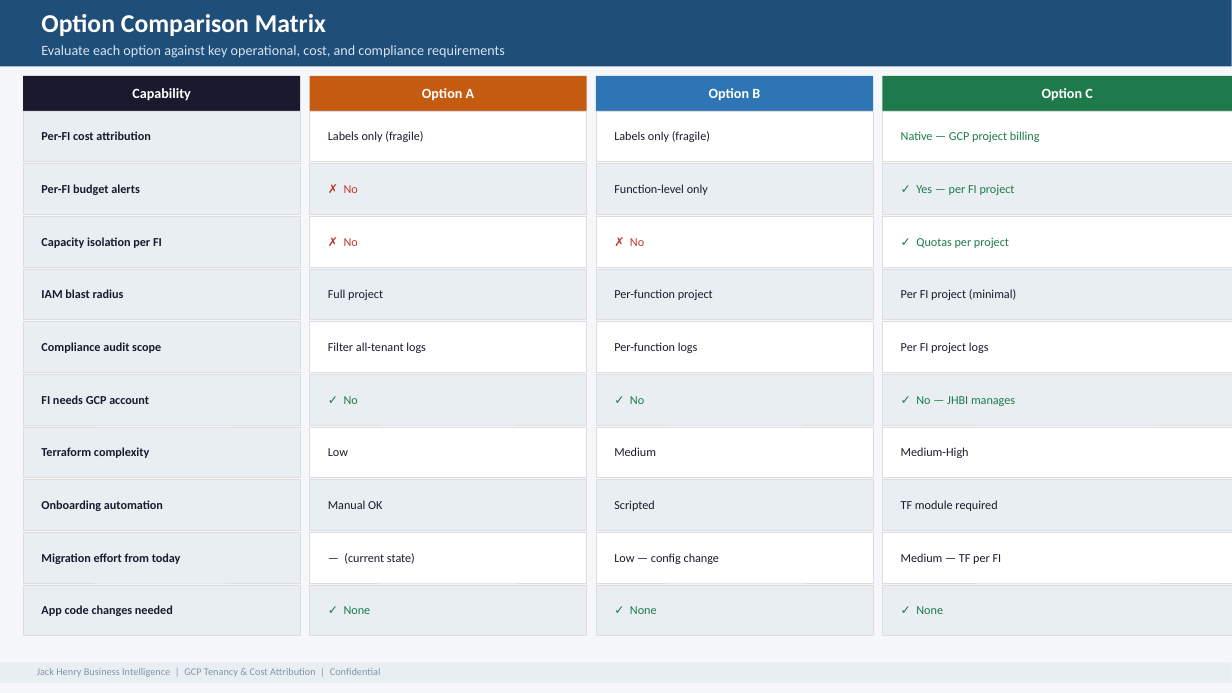
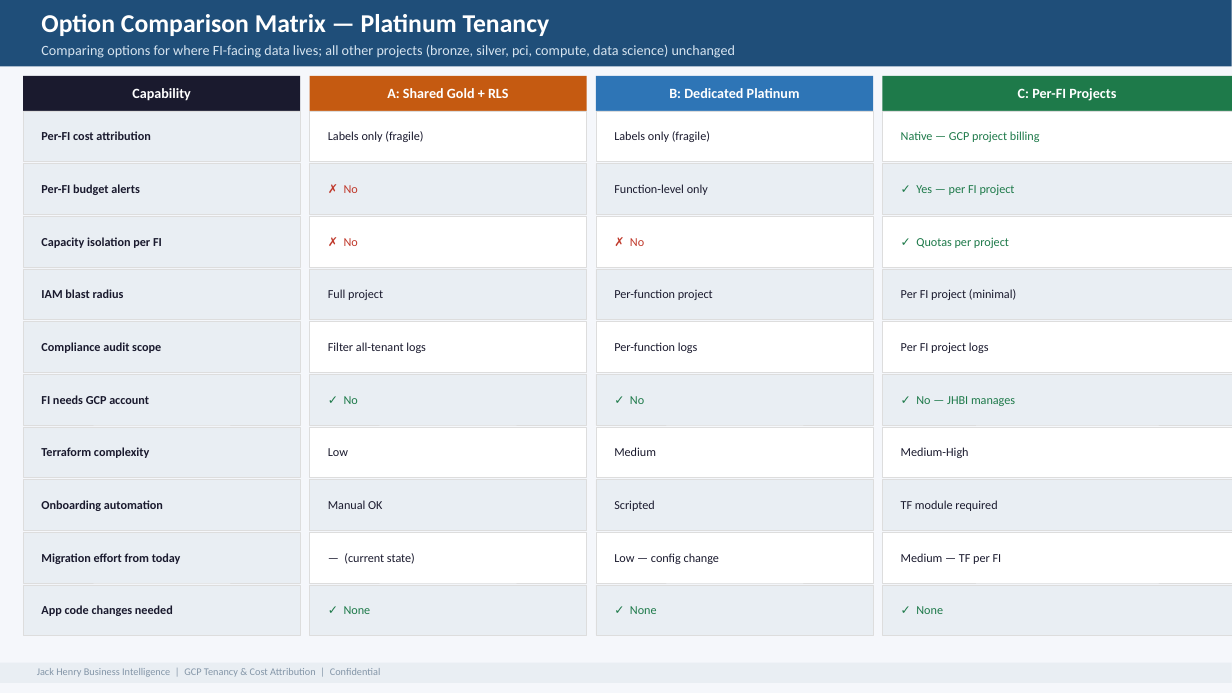
Before and after one commit to MonkeyWrenchGang/animated-octo-engine, a slide deck: slide 6 of JHBI_GCP_Tenancy.pptx (slide 5 before the commit). Drawn at 1232x693 pixels with LibreOffice and Linux fonts; fonts in the diff are those of the drawing. Boxes give left, top, right and bottom in pixels: in the first picture for what was removed or moved away, otherwise in the second. Text is boxed around its words. In the diff, an @@ line names an element or a change of style, - is before the commit and + after.

```diff
--- a/JHBI_GCP_Tenancy.pptx
+++ b/JHBI_GCP_Tenancy.pptx
@@ text at bbox=[41, 14, 550, 36]: text changed @@
-Option Comparison Matrix
+Option Comparison Matrix — Platinum Tenancy
@@ text at bbox=[41, 45, 735, 58]: text changed @@
-Evaluate each option against key operational, cost, and compliance requirements
+Comparing options for where FI-facing data lives; all other projects (bronze, silver, pci, compute, data science) unchanged
@@ text at bbox=[387, 88, 509, 98]: text changed @@
-Option A
+A: Shared Gold + RLS
@@ text at bbox=[669, 88, 800, 98]: text changed @@
-Option B
+B: Dedicated Platinum
@@ text at bbox=[1018, 88, 1116, 101]: text changed @@
-Option C
+C: Per-FI Projects
```
Also in this commit, not shown: 7 other slides changed, 2 slides added, 1 slide removed, 2 other files.
